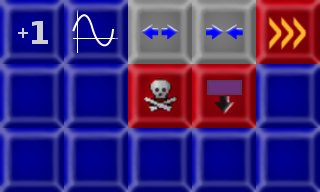
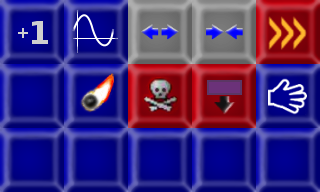
Layers edited between the first and the second w=320, h=192 image:
added layer "CatchNHold" above "Fireball_ball" over bbox(268, 78, 307, 115)
added layer "Fireball_ball" above "Fireball_fire" over bbox(80, 92, 101, 112)
added layer "Fireball_fire" above "TechSupport" over bbox(79, 73, 115, 113)
painted on "TechSupport" over bbox(72, 27, 115, 53)
